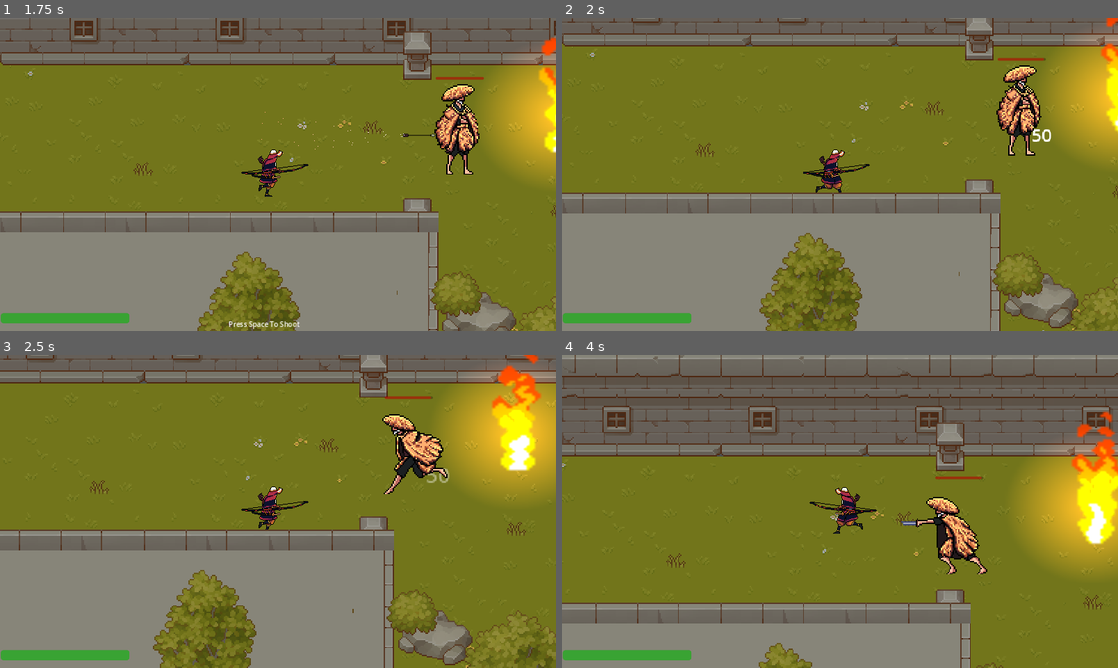
Above: before the commit, frames 1-4 (two rows, left to right).
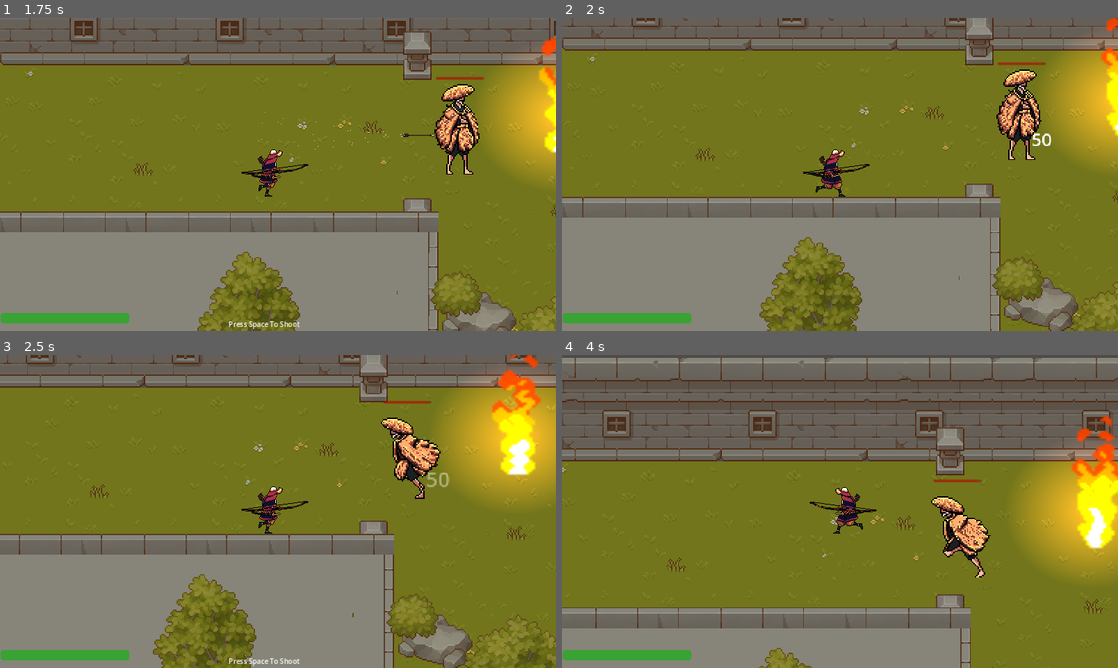
Above: after the commit, the same moments.

Repository: AugustanaCSC380January2024/final-game-jeager
Game: Godot game, scene res://scenes/levels/level_1.tscn
Two runs of this game, one before a commit and one after it. Both use one fixed random seed, a clock stepped at 60 frames per second and the inputs below.
Inputs:
- Up to frame 1 (1.75 s): tap Space (normal attack) at 0.5, 1.25 s; hold D (move right) 0.53-1.28 s; tap 1 (character 1 selected) at 0.6 s; hold S (move down) from 1.28 s (still down); tap 2 (character 2 selected) at 1.35 s
- Up to frame 2 (2 s): keep holding S (move down)
- Up to frame 3 (2.5 s): release S (move down) at 2.03 s; hold D (move right) from 2.03 s (still down); tap 3 (character 3 selected) at 2.1 s
- Up to frame 4 (4 s): tap Space (normal attack) at 2.75, 2.85, 3.5 s; release D (move right) at 2.78 s; hold W (move up) 2.78-3.53 s; hold A (move left) from 3.53 s (still down); tap E (ultimate) at 3.6 s

Frame 1 is identical in both runs. In frame 2, 13% of the frame differs, in the area x 0-100%, y 0-100%; in frame 3, 14%; in frame 4, 17%.

Commit message:
changed the sizes of a few collision boxes

Diff:
--- a/scenes/enemy/boss/yassop.tscn
+++ b/scenes/enemy/boss/yassop.tscn
@@ -1,6 +1,6 @@
 [gd_scene load_steps=76 format=3 uid="uid://dsyrshve25ask"]
 
-[ext_resource type="Script" path="res://scripts/boss.gd" id="1_djvvx"]
+[ext_resource type="Script" path="res://scripts/yassop.gd" id="1_djvvx"]
 [ext_resource type="Texture2D" uid="uid://dkvpiitojftyl" path="res://assets/Skins/Boss skins/Yassop/Attack_1.png" id="1_vxqcn"]
 [ext_resource type="Texture2D" uid="uid://dfmuuxtwl6tqm" path="res://assets/Skins/Boss skins/Yassop/Attack_2.png" id="2_yq2f7"]
 [ext_resource type="Texture2D" uid="uid://71sr2rkpeqrn" path="res://assets/Skins/Boss skins/Yassop/Dart.png" id="3_ojxwh"]
@@ -519,7 +519,7 @@
 frame = 2
 
 [node name="collision_box" type="CollisionShape2D" parent="."]
-position = Vector2(11, -10)
+position = Vector2(12, 10)
 shape = SubResource("CapsuleShape2D_kichj")
 
 [node name="damage_hit_box" type="Area2D" parent="."]
@@ -532,7 +532,7 @@
 [node name="player_detection_area" parent="." instance=ExtResource("11_ies3u")]
 
 [node name="attack_cooldown_timer" type="Timer" parent="."]
-wait_time = 4.0
+wait_time = 2.0
 one_shot = true
 
 [node name="NavigationAgent2D" type="NavigationAgent2D" parent="."]
--- a/scenes/players/hayate.tscn
+++ b/scenes/players/hayate.tscn
@@ -503,8 +503,8 @@
 }]
 
 [sub_resource type="CapsuleShape2D" id="CapsuleShape2D_82ty8"]
-radius = 9.0
-height = 37.9695
+radius = 22.1025
+height = 44.205
 
 [sub_resource type="AtlasTexture" id="AtlasTexture_0g5ld"]
 atlas = ExtResource("11_u1lld")
@@ -548,7 +548,7 @@
 frame = 10
 
 [node name="CollisionShape2D" type="CollisionShape2D" parent="."]
-position = Vector2(-1, 18)
+position = Vector2(-3, 12)
 rotation = 1.53074
 shape = SubResource("CapsuleShape2D_82ty8")
 
Renamed: scripts/boss.gd -> scripts/yassop.gd
